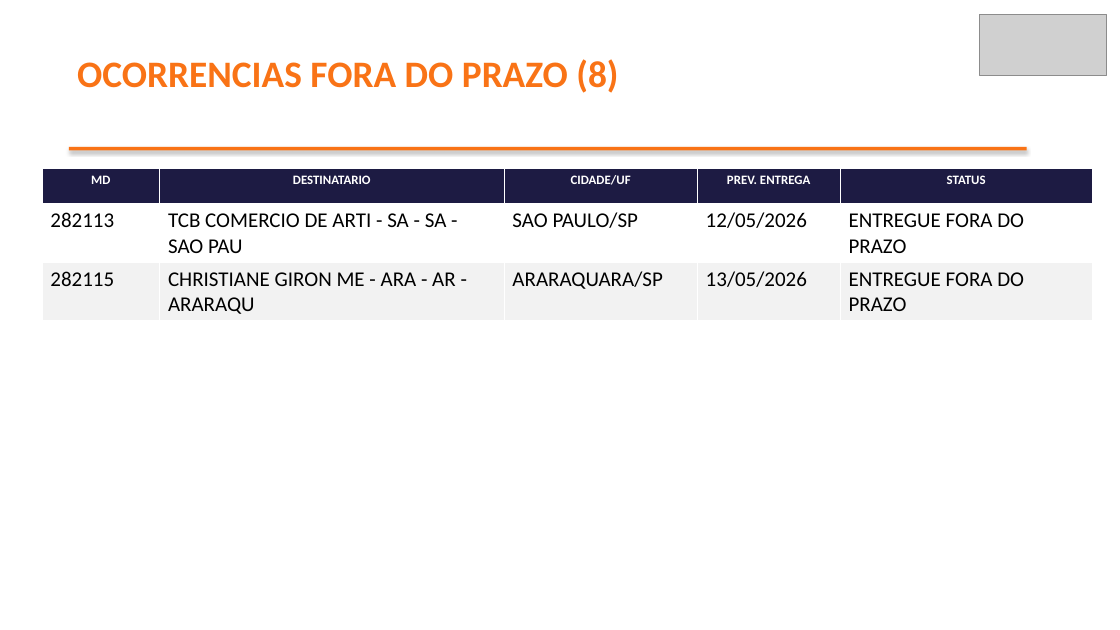
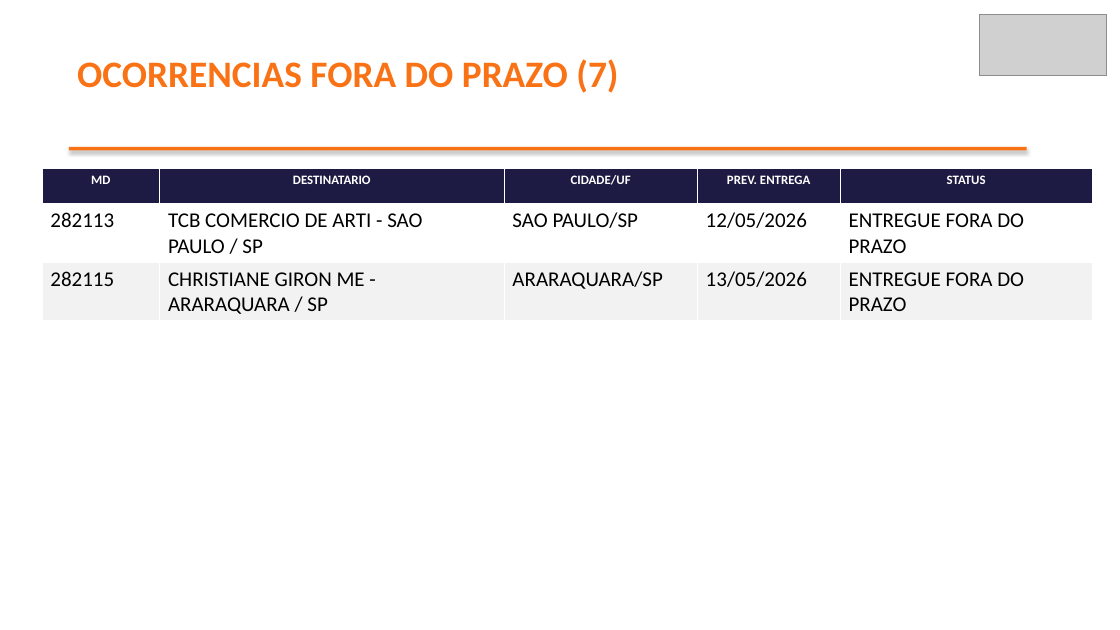
Before and after one commit to brendaelicia-sketch/PortoEX, a slide deck: slide 4 of pptx/maio_2026/BATIKI_COM_IMPORT_EXPORT_LTDA.pptx. Drawn at 1120x630 pixels with LibreOffice and Linux fonts; fonts in the diff are those of the drawing; grey boxes stand for pictures. Boxes give left, top, right and bottom in pixels: in the first picture for what was removed or moved away, otherwise in the second. Text is boxed around its words. In the diff, an @@ line names an element or a change of style, - is before the commit and + after.

```diff
--- a/pptx/maio_2026/BATIKI_COM_IMPORT_EXPORT_LTDA.pptx
+++ b/pptx/maio_2026/BATIKI_COM_IMPORT_EXPORT_LTDA.pptx
@@ text at <box>77,59,618,93</box>: text changed @@
-OCORRENCIAS FORA DO PRAZO (8)
+OCORRENCIAS FORA DO PRAZO (7)
@@ table at <box>42,168,1092,318</box> @@
-row 2, column 2: TCB COMERCIO DE ARTI - SA - SA - SAO PAU
+row 2, column 2: TCB COMERCIO DE ARTI - SAO PAULO / SP
-row 3, column 2: CHRISTIANE GIRON ME - ARA - AR - ARARAQU
+row 3, column 2: CHRISTIANE GIRON ME - ARARAQUARA / SP
```
Also in this commit, not shown: 4 other slides changed, 1 slide added, 1 slide removed.
